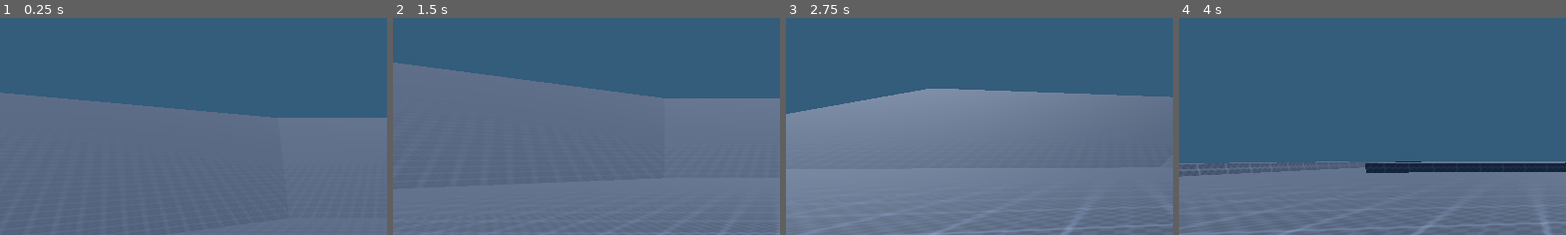
Above: before the commit, frames 1-4 (left to right).
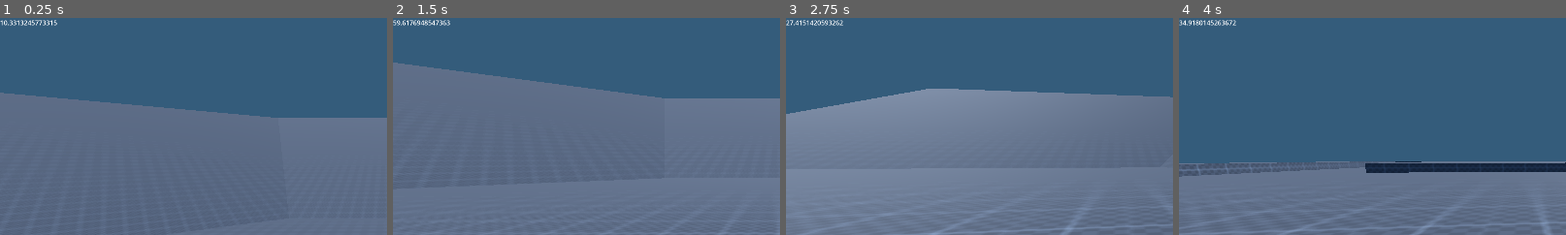
Above: after the commit, the same moments.

Repository: CactusHertz/car-test
Game: Godot game, scene res://level.tscn
Same seed, same stepped clock (60 frames per second), same inputs: the game is played once before the commit and once after it.
Inputs:
- Up to frame 1 (0.25 s): no input
- Up to frame 2 (1.5 s): hold W (move_forward) from 0.53 s (still down)
- Up to frame 3 (2.75 s): release W (move_forward) at 2.03 s; hold A (move_left) from 2.03 s (still down)
- Up to frame 4 (4 s): release A (move_left) at 3.53 s; hold S (move_back) from 3.53 s (still down)
The pictures show only the part of the screen within x 0-50%, y 0-50%; the shares and areas given below are measured in that part.

The runs differ from the first frame. In frame 1, 0.2% of the frame differs, in the area x 0-15%, y 0-4%; in frame 2, 0.2%; in frame 3, 0.2%; in frame 4, 0.2%.

Commit message:
Add linear velocity display

Diff:
--- a/Car_rb.gd
+++ b/Car_rb.gd
@@ -14,12 +14,14 @@
 
 @onready var ray : RayCast3D = %RayCast3D
 @onready var body : MeshInstance3D = %CarBody
+@onready var mph_lable : Label = $UI/Label
 
 func _ready() -> void:
 	pass
 
 func _physics_process(delta: float) -> void:
 	apply_movement(delta)
+	update_ui()
 
 func _integrate_forces(state):
 	pass
@@ -57,3 +59,6 @@
 	transform.basis = transform.basis.get_rotation_quaternion().slerp(
 		rotation_basis, delta * rotation_speed
 	)
+
+func update_ui():
+	mph_lable.text = str(linear_velocity.length())
--- a/Car_rb.tscn
+++ b/Car_rb.tscn
@@ -1,8 +1,9 @@
-[gd_scene load_steps=8 format=3 uid="uid://bb8x763ruul7r"]
+[gd_scene load_steps=9 format=3 uid="uid://bb8x763ruul7r"]
 
 [ext_resource type="Script" path="res://Car_rb.gd" id="1_jy7vu"]
 [ext_resource type="Texture2D" uid="uid://bmjdjcr1uoale" path="res://Textures/texture_04.png" id="2_1sdff"]
 [ext_resource type="Script" path="res://RayCast3D.gd" id="2_36moc"]
+[ext_resource type="PackedScene" uid="uid://ckb86wnn0ucoq" path="res://ui.tscn" id="4_unieb"]
 
 [sub_resource type="PhysicsMaterial" id="PhysicsMaterial_bt7b4"]
 friction = 0.0
@@ -45,3 +46,5 @@
 ride_spring_damper = 5.0
 
 [node name="Timer" type="Timer" parent="."]
+
+[node name="UI" parent="." instance=ExtResource("4_unieb")]
--- /dev/null
+++ b/ui.tscn
@@ -0,0 +1,7 @@
+[gd_scene format=3 uid="uid://ckb86wnn0ucoq"]
+
+[node name="UI" type="CanvasLayer"]
+
+[node name="Label" type="Label" parent="."]
+offset_right = 40.0
+offset_bottom = 23.0
